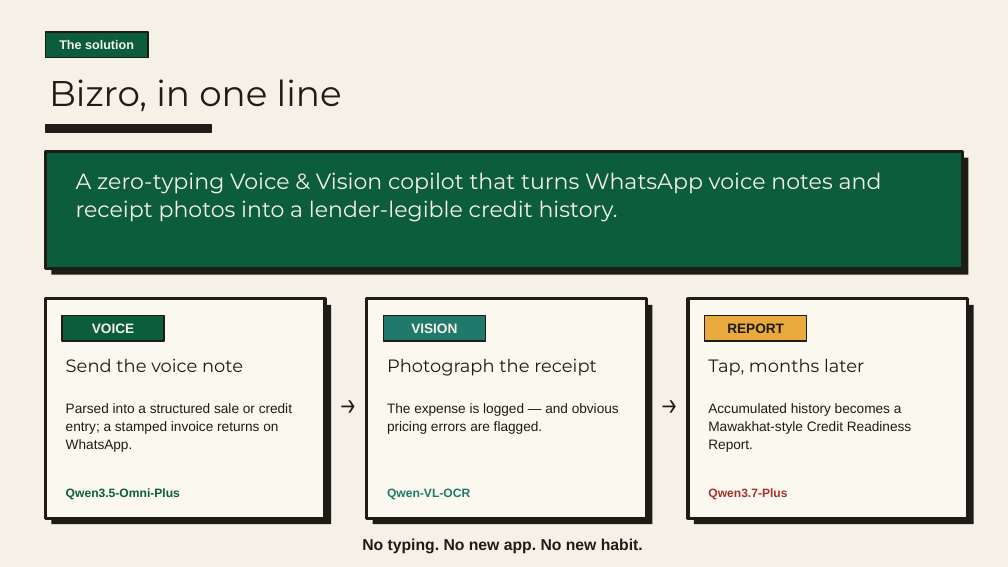
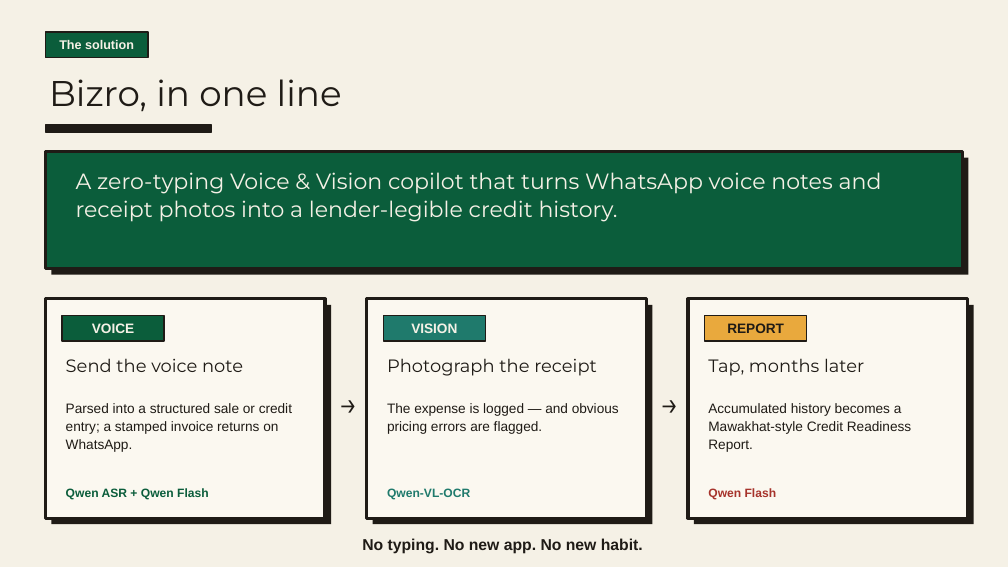
Before and after one commit to HussamHaroon/Bizro, a slide deck: slide 4 of presentation/Bizro_Pitch.pptx. Drawn at 1008x567 pixels with LibreOffice and Linux fonts; fonts in the diff are those of the drawing. Boxes give left, top, right and bottom in pixels: in the first picture for what was removed or moved away, otherwise in the second. Text is boxed around its words. In the diff, an @@ line names an element or a change of style, - is before the commit and + after.

Commit message:
feat(deck): pitch refreshed — real live-site screenshot, running-Qwen story on every slide, Findex-sourced stats

```diff
--- a/presentation/Bizro_Pitch.pptx
+++ b/presentation/Bizro_Pitch.pptx
@@ text at (x1=66, y1=488, x2=209, y2=500): text changed @@
-Qwen3.5-Omni-Plus
+Qwen ASR + Qwen Flash
@@ text at (x1=708, y1=488, x2=777, y2=500): text changed @@
-Qwen3.7-Plus
+Qwen Flash
```
Also in this commit, not shown: 6 other slides changed, 2 other files.
